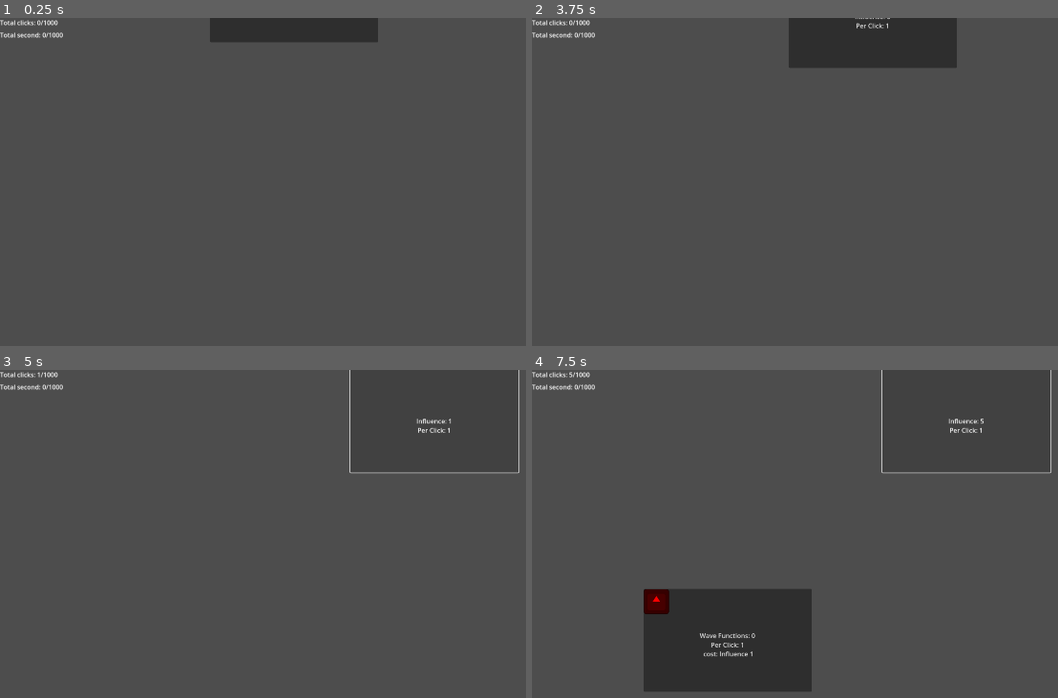
Above: before the commit, frames 1-4 (two rows, left to right).
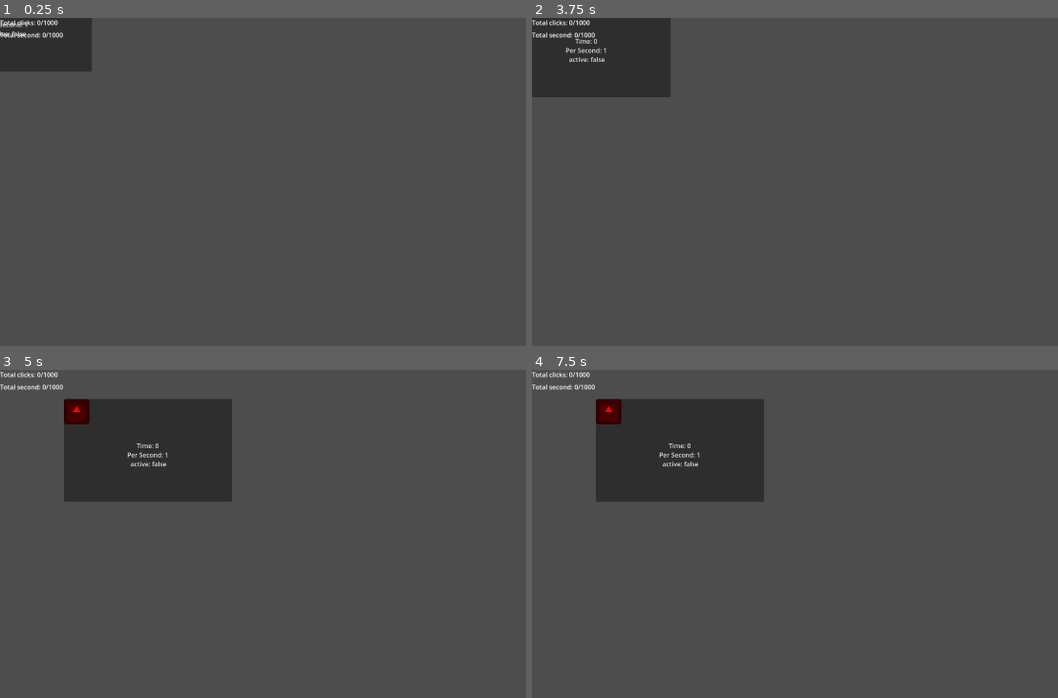
Above: after the commit, the same moments.

Repository: WilliamAHoffman/EmergentUniverse
Game: Godot game, scene res://scenes/root.tscn
The game is run twice, just before and just after one commit, with the same random seed, the same clock (stepped at 60 frames per second) and the same inputs. The engine's default icon, where the game draws it, is replaced by a stand-in: a white triangle on a blue panel in a dark square.
Inputs (mouse positions are in pixels of both pictures, inside the frame that each line leads up to):
- Up to frame 1 (0.25 s): no input
- Up to frame 2 (3.75 s): click (537, 21) at 0.5 s, where only the run after the commit has a clickable "Time: 0 Per Second: 1 active:…"; click (537, 21) at 1.25 s, where only the run after the commit has a clickable "Time: 0 Per Second: 1 active:…"; click (537, 21) at 2 s, where only the run after the commit has a clickable "Time: 0 Per Second: 1 active:…"; tap Enter at 2.75 s; move the mouse to (outside the picture) at 2.77 s; click (outside the picture) at 2.85 s; tap Space at 3.5 s; drag from (763, 254) to (873, 319) at 3.52 s
- Up to frame 3 (5 s): click (436, 422) at 4.25 s, where only the run before the commit has a clickable "Influence: 0 Per Click: 1"
- Up to frame 4 (7.5 s): click (968, 422) at 5 s, where only the run before the commit has a clickable "Influence: 1 Per Click: 1"; click (968, 422) at 5.75 s, where only the run before the commit has a clickable "Influence: 2 Per Click: 1"; click (968, 422) at 6.5 s, where only the run before the commit has a clickable "Influence: 3 Per Click: 1"; click (968, 422) at 7.25 s, where only the run before the commit has a clickable "Influence: 4 Per Click: 1"

The runs differ from the first frame. In frame 1, 4.9% of the frame differs, in the area x 0-72%, y 0-17%; in frame 2, 11%; in frame 3, 10%; in frame 4, 20%, in the area x 7-99%, y 0-98%.

Commit message:
added lines

Diff:
--- a/scenes/root.tscn
+++ b/scenes/root.tscn
@@ -1,9 +1,10 @@
-[gd_scene load_steps=7 format=3 uid="uid://cyj1qkdkxyycc"]
+[gd_scene load_steps=8 format=3 uid="uid://cyj1qkdkxyycc"]
 
 [ext_resource type="Script" path="res://scripts/button scripts/button_manager.gd" id="1_u0srf"]
 [ext_resource type="Script" path="res://scripts/resource scripts/resource_manager.gd" id="2_os0tv"]
 [ext_resource type="PackedScene" uid="uid://nyluktd1xlwm" path="res://scenes/notification.tscn" id="4_7ft6n"]
 [ext_resource type="Script" path="res://scripts/camera scripts/camera_script.gd" id="4_t6vcs"]
+[ext_resource type="Script" path="res://scripts/button scripts/line_manager.gd" id="5_mawb6"]
 [ext_resource type="Script" path="res://scripts/display scripts/display_manager.gd" id="6_iwpn0"]
 [ext_resource type="Script" path="res://scripts/bonus scripts/bonus_manager.gd" id="8_r0b50"]
 
@@ -45,82 +46,85 @@
 [node name="LoadedButtons" type="Node2D" parent="ButtonManagerControl"]
 
 [node name="ResourceTime" type="Button" parent="ButtonManagerControl/LoadedButtons"]
-offset_left = 912.0
-offset_top = -1894.0
-offset_right = 1335.0
-offset_bottom = -1635.0
+offset_left = -1152.0
+offset_top = -664.0
+offset_right = -729.0
+offset_bottom = -405.0
+size_flags_horizontal = 4
 text = "time"
 
 [node name="ResourceInfluence" type="Button" parent="ButtonManagerControl/LoadedButtons"]
-offset_left = -432.0
-offset_top = -738.0
-offset_right = -9.0
-offset_bottom = -479.0
+offset_left = -3055.0
+offset_top = -1764.0
+offset_right = -2632.0
+offset_bottom = -1505.0
 text = "influence"
 
 [node name="ResourceWaveFunction" type="Button" parent="ButtonManagerControl/LoadedButtons"]
-offset_left = -1032.0
-offset_top = -186.0
-offset_right = -609.0
-offset_bottom = 73.0
+offset_left = -1127.0
+offset_top = 982.0
+offset_right = -704.0
+offset_bottom = 1241.0
 text = "wavefunction"
 
 [node name="ResourceVirtualParticle" type="Button" parent="ButtonManagerControl/LoadedButtons"]
-offset_left = -338.0
-offset_top = -1732.0
-offset_right = 85.0
-offset_bottom = -1473.0
+offset_left = -1884.0
+offset_top = -499.0
+offset_right = -1461.0
+offset_bottom = -240.0
 text = "virtualparticle"
 
 [node name="ActionQuark" type="Button" parent="ButtonManagerControl/LoadedButtons"]
-offset_left = 1325.0
-offset_top = -1333.0
-offset_right = 1748.0
-offset_bottom = -1074.0
+offset_left = -3926.0
+offset_top = -564.0
+offset_right = -3503.0
+offset_bottom = -305.0
 text = "quark"
 
 [node name="ResourceUpQuark" type="Button" parent="ButtonManagerControl/LoadedButtons"]
-offset_left = 1429.0
-offset_top = -693.0
-offset_right = 1852.0
-offset_bottom = -434.0
+offset_left = -2272.0
+offset_top = -1421.0
+offset_right = -1849.0
+offset_bottom = -1162.0
 text = "upquark
 "
 
 [node name="ResourceDownQuark" type="Button" parent="ButtonManagerControl/LoadedButtons"]
-offset_left = -1528.0
-offset_top = -751.0
-offset_right = -1105.0
-offset_bottom = -492.0
+offset_left = -2032.0
+offset_top = 545.0
+offset_right = -1609.0
+offset_bottom = 804.0
+size_flags_horizontal = 4
+size_flags_vertical = 4
 text = "downquark"
 
 [node name="ShopQuantumFoam" type="Button" parent="ButtonManagerControl/LoadedButtons"]
-offset_left = 213.0
-offset_top = -1156.0
-offset_right = 636.0
-offset_bottom = -897.0
+offset_left = -2913.0
+offset_top = 772.0
+offset_right = -2490.0
+offset_bottom = 1031.0
 text = "quantumfoam
 "
 
 [node name="ShopEntanglement" type="Button" parent="ButtonManagerControl/LoadedButtons"]
-offset_left = -1092.0
-offset_top = -1181.0
-offset_right = -669.0
-offset_bottom = -922.0
+offset_left = -3938.0
+offset_top = 796.0
+offset_right = -3515.0
+offset_bottom = 1055.0
 text = "entanglement"
 
 [node name="ResourceProton" type="Button" parent="ButtonManagerControl/LoadedButtons"]
-offset_left = -1672.0
-offset_top = -1561.0
-offset_right = -1249.0
-offset_bottom = -1302.0
+offset_left = -4075.0
+offset_top = -1301.0
+offset_right = -3652.0
+offset_bottom = -1042.0
 text = "proton"
 
 [node name="ResourceNeutron" type="Button" parent="ButtonManagerControl/LoadedButtons"]
-offset_left = -1375.0
-offset_top = -2182.0
-offset_right = -952.0
-offset_bottom = -1923.0
+offset_left = -1145.0
+offset_top = -1121.0
+offset_right = -722.0
+offset_bottom = -862.0
 text = "neutron"
 
 [node name="ButtonManager" type="Node2D" parent="ButtonManagerControl" node_paths=PackedStringArray("button_manager", "resource_manager", "button_timer", "bonus_manager", "loaded_buttons")]
@@ -134,7 +138,9 @@
 
 [node name="ButtonTimer" type="Timer" parent="ButtonManagerControl/ButtonManager"]
 
-[node name="LineManager" type="Node2D" parent="ButtonManagerControl/ButtonManager"]
+[node name="LineManager" type="Node2D" parent="ButtonManagerControl/ButtonManager" node_paths=PackedStringArray("button_manager")]
+script = ExtResource("5_mawb6")
+button_manager = NodePath("..")
 
 [node name="ResourceManager" type="Node2D" parent="."]
 script = ExtResource("2_os0tv")
--- a/scripts/button scripts/button_manager.gd
+++ b/scripts/button scripts/button_manager.gd
@@ -160,7 +160,6 @@
 
 func _add_button_data():
 	for button in button_children:
-		print(button)
 		button.connect("gui_input",_on_button_pressed.bind(button))
 		button.connect("mouse_entered",_on_button_hovered.bind(button))
 		buttons[button.name].button = button
@@ -180,14 +179,16 @@
 		return
 	if !buttons[button.name].perma_unlocked:
 		return
-	var criterias_done = 0
+	var unlock = true
 	for resource in buttons[button.name].unlock_criteria:
-		if resource.quantity >= buttons[button.name].unlock_criteria[resource]:
-			criterias_done += 1
-	if criterias_done >= buttons[button.name].unlock_criteria.size():
+		if resource.quantity <= buttons[button.name].unlock_criteria[resource]:
+			unlock = false
+			break
+	if unlock:
 		buttons[button.name].is_unlocked = true
 		button.visible = true
 		_add_notif(button)
+		EventBus.emit_signal("unlock_button", button)
 
 
 func _on_resource_timer_timeout():
--- /dev/null
+++ b/scripts/button scripts/line_data.gd
@@ -0,0 +1,6 @@
+class_name LineData
+
+var line : Line2D
+var reciever : ButtonData
+var sender : ButtonData
+var type : String
--- /dev/null
+++ b/scripts/button scripts/line_manager.gd
@@ -0,0 +1,29 @@
+extends Node
+
+@export var button_manager : Node2D
+var buttons : Dictionary
+var lines : Array
+
+func _ready():
+	buttons = button_manager.buttons
+	await owner.ready
+	EventBus.connect("unlock_button", _create_lines)
+
+
+func _create_lines(in_button : Button):
+	for cost in buttons[in_button.name].cost:
+		var newline = LineData.new()
+		newline.line = Line2D.new()
+		newline.reciever = buttons["Resource" + str(cost.dict_name)]
+		newline.sender = buttons[in_button.name]
+		newline.type = "cost"
+		_draw_line(newline.sender.button, newline.reciever.button, newline.line)
+		lines.append(newline)
+
+func _draw_line(sender : Button, recieve : Button, line : Line2D):
+	var start = Vector2(sender.position.x + sender.size.x/2, sender.position.y + sender.size.y/2)
+	var end = Vector2(recieve.position.x + recieve.size.x/2, recieve.position.y + recieve.size.y/2)
+	line.add_point(start)
+	line.add_point(end)
+	line.z_index = -1
+	add_child(line)
--- a/scripts/event_bus.gd
+++ b/scripts/event_bus.gd
@@ -3,3 +3,4 @@
 signal vis_notif(location)
 signal gain_resource(resource)
 signal activate_button(button)
+signal unlock_button(button)
